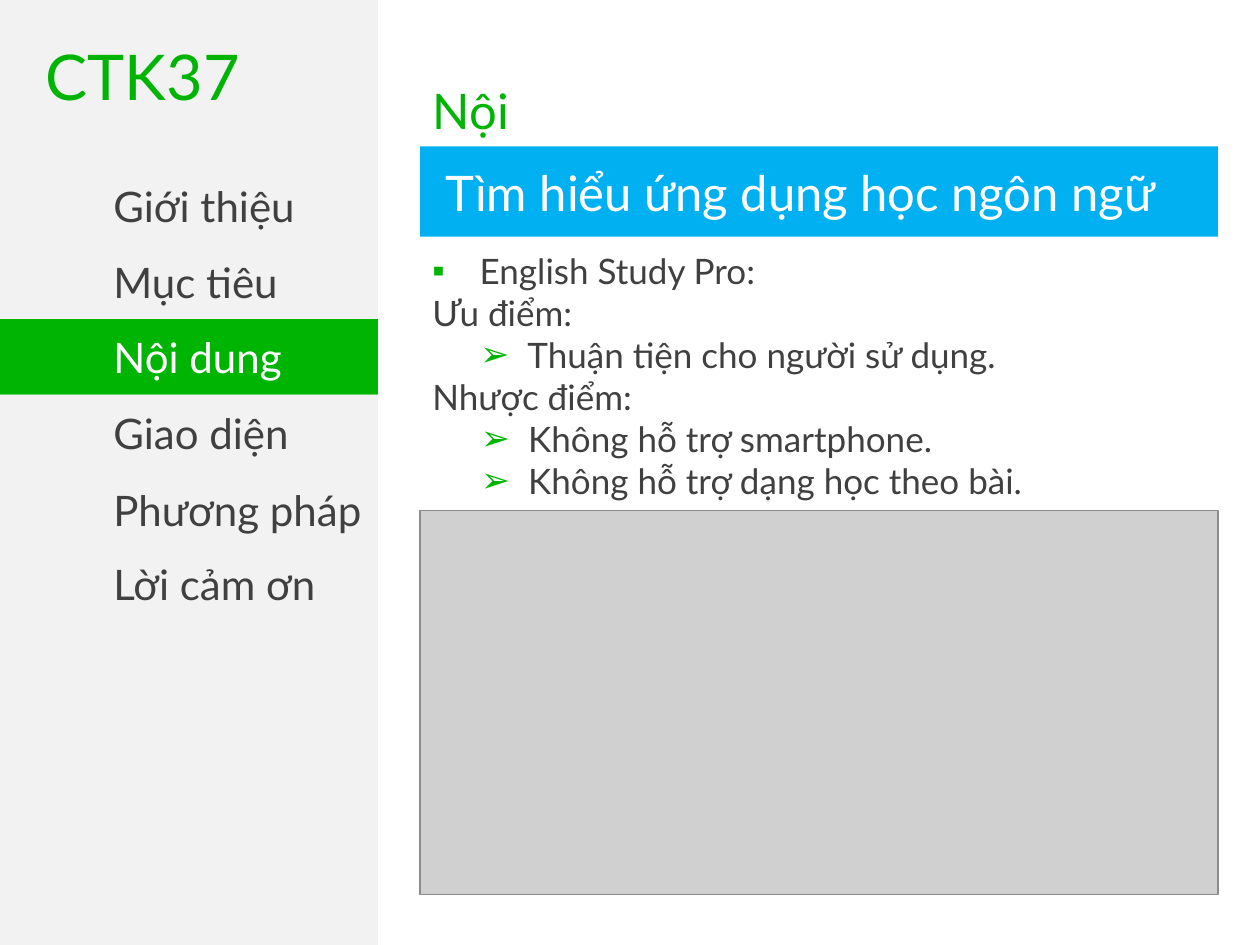
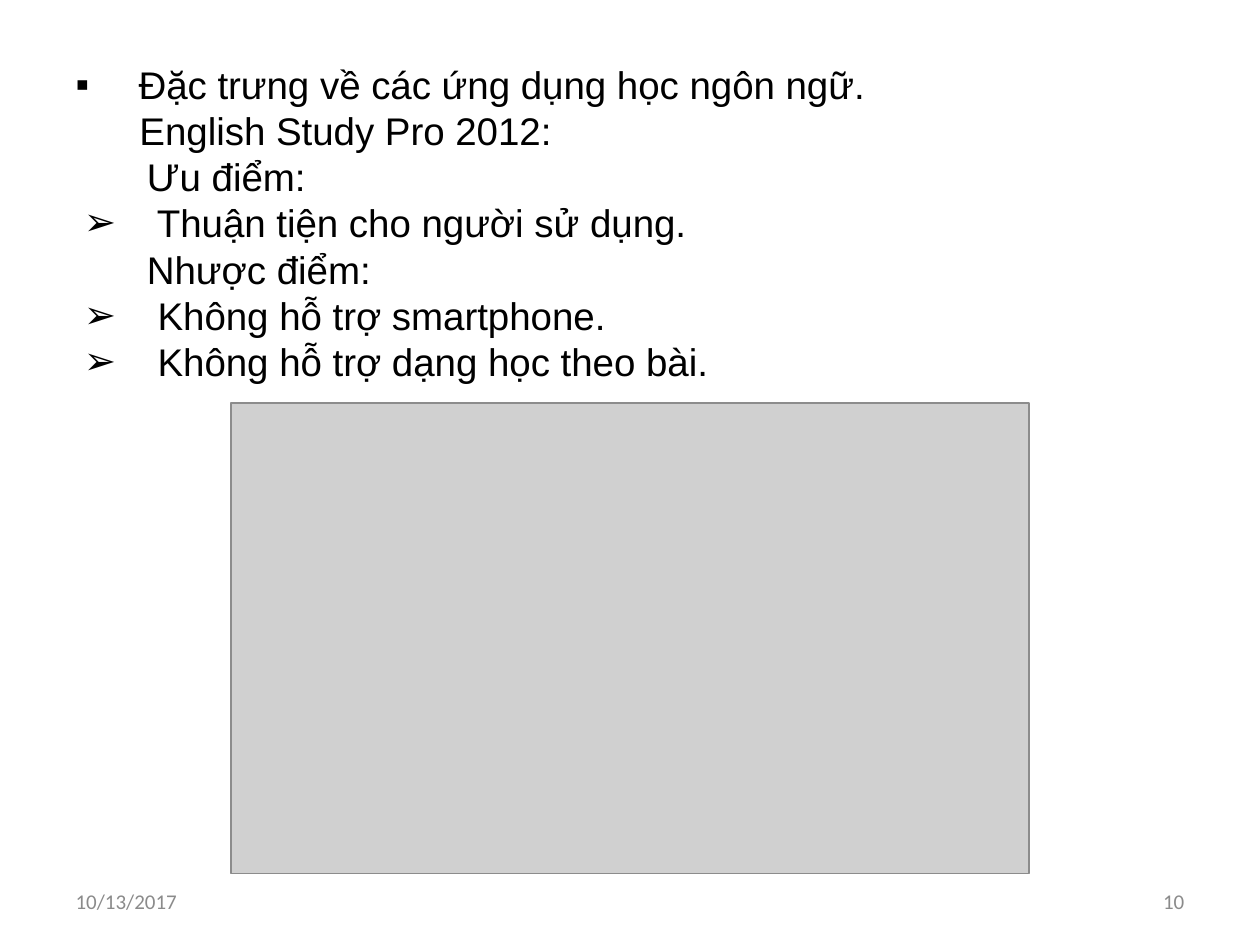
Before and after one commit to khanhvinhit/Do-An, a slide deck: slide 10 of THESIS/DACN_UD_Hoc_KHo_CTK37_ThuyetTrinh_06102017.pptx (slide 12 before the commit). Drawn at 1260x945 pixels with LibreOffice and Linux fonts; fonts in the diff are those of the drawing; grey boxes stand for pictures. Boxes give left, top, right and bottom in pixels: in the first picture for what was removed or moved away, otherwise in the second. Text is boxed around its words. In the diff, an @@ line names an element or a change of style, - is before the commit and + after.

```diff
--- a/THESIS/DACN_UD_Hoc_KHo_CTK37_ThuyetTrinh_06102017.pptx
+++ b/THESIS/DACN_UD_Hoc_KHo_CTK37_ThuyetTrinh_06102017.pptx
@@ rectangle removed at box(0, 0, 378, 945) @@
@@ text removed at box(46, 54, 240, 101) @@
-CTK37
@@ text "Đặc trưng về các ứng ...": place and size @@
-text "Đặc trưng về các ứng ..." at box(432, 258, 1022, 501)
+text "Đặc trưng về các ứng ..." at box(139, 69, 865, 384)
@@ text "Đặc trưng về các ứng ..." at box(139, 69, 865, 384): vertical alignment top to middle @@
@@ text at box(139, 69, 865, 153): text changed; size 20 to 22 pt; font Lato to Arial; text colour #404040 to #000000 @@
-▪ English Study Pro:
+▪ Đặc trưng về các ứng dụng học ngôn ngữ.
+English Study Pro 2012:
@@ text removed at box(433, 93, 540, 198) @@
-Nội dung
@@ rectangle removed at box(420, 146, 1217, 237) @@
-Tìm hiểu ứng dụng học ngôn ngữ
@@ text at box(147, 161, 708, 384): size 20 to 22 pt, font Lato to Arial, text colour #404040 to #000000 in "Ưu điểm:", "Thuận tiện cho người sử dụng.", "Nhược điểm:", "Không hỗ trợ smartphone." and 1 more places; indent changed @@
@@ text removed at box(113, 191, 294, 230) @@
-Giới thiệu
@@ rectangle removed at box(0, 243, 378, 319) @@
-Mục tiêu
@@ rectangle removed at box(0, 319, 378, 394) @@
-Nội dung
@@ rectangle removed at box(0, 394, 378, 470) @@
-Giao diện
@@ picture: place and size @@
-picture at box(420, 510, 1217, 893)
+picture at box(231, 403, 1028, 873)
@@ text removed at box(113, 495, 361, 534) @@
-Phương pháp
@@ text removed at box(113, 569, 315, 601) @@
-Lời cảm ơn
@@ text added at box(76, 894, 177, 910), 12 pt, text #8C8C8C @@
+10/13/2017
@@ page number added at box(1163, 895, 1184, 909), 12 pt, text #8C8C8C @@
+10
```
Also in this commit, not shown: 13 other slides changed, 12 slides added, 16 slides removed, 4 other files.
